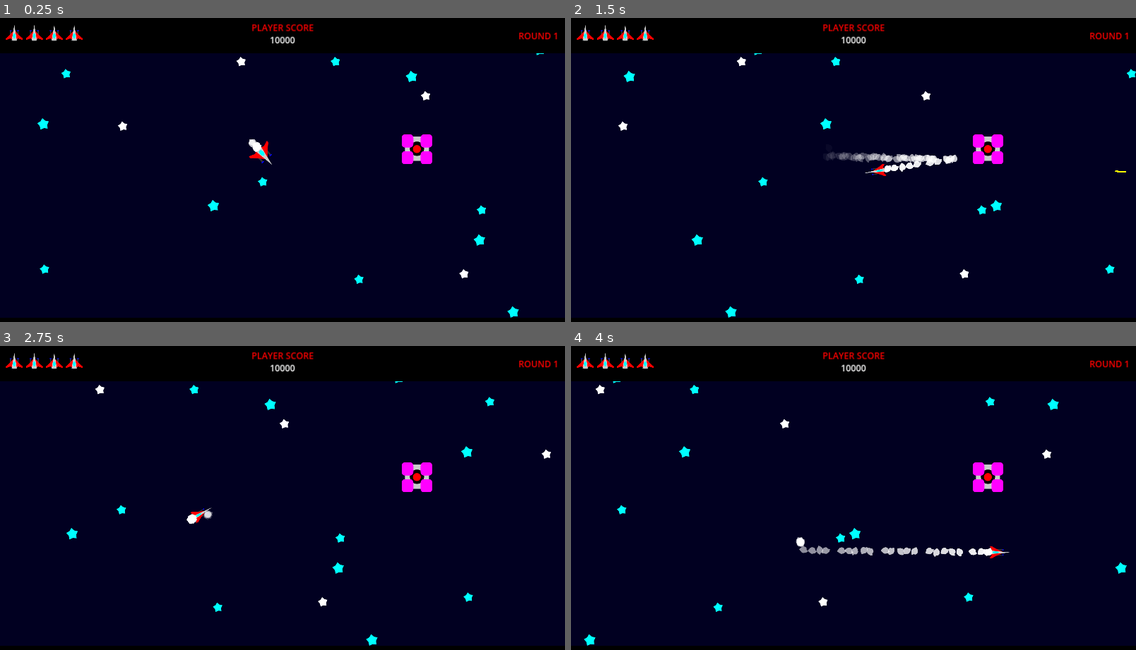
Above: before the commit, frames 1-4 (two rows, left to right).
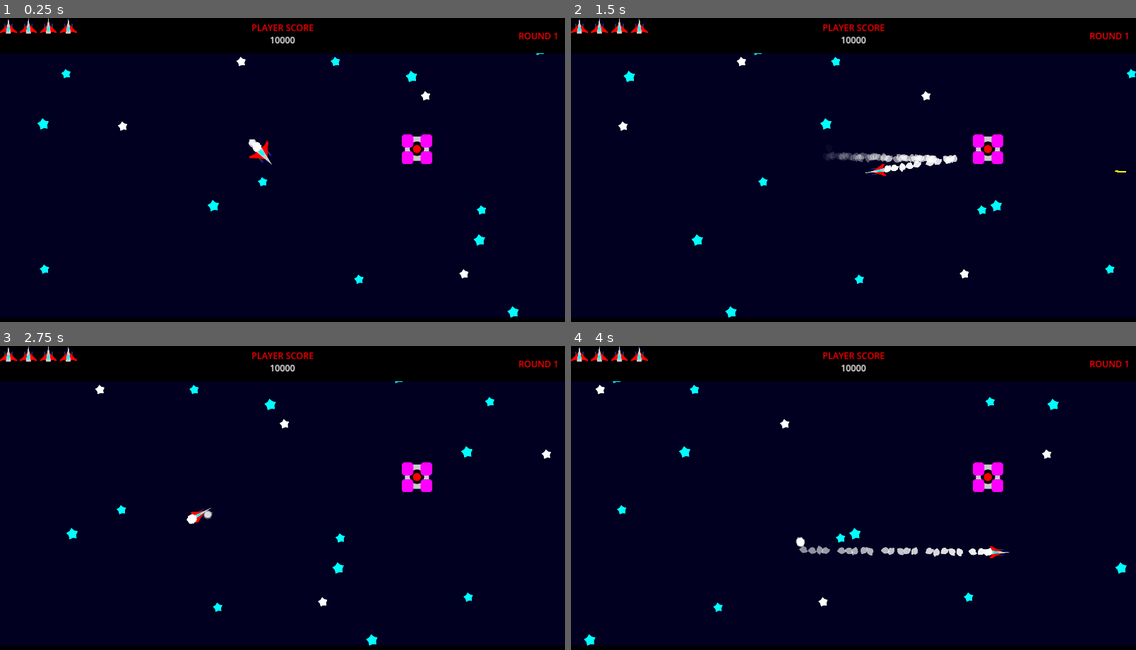
Above: after the commit, the same moments.

Repository: mathew-tran/starfleetassault
Game: Godot game, scene res://Scenes/Main.tscn
Two runs of this game, one before a commit and one after it. Both use one fixed random seed, a clock stepped at 60 frames per second and the inputs below.
Inputs (mouse positions are in pixels of both pictures, inside the frame that each line leads up to):
- Up to frame 1 (0.25 s): no input
- Up to frame 2 (1.5 s): move the mouse to (977, 160) at 0.52 s; press the mouse at (977, 160) at 0.53 s; move the mouse to (740, 191) at 1.27 s; release the mouse at (740, 191) at 1.28 s; right-click (740, 191) at 1.35 s
- Up to frame 3 (2.75 s): move the mouse to (339, 434) at 2.02 s; hold Space (stop) from 2.03 s (still down)
- Up to frame 4 (4 s): move the mouse to (825, 567) at 2.77 s; release Space (stop) at 2.78 s; click (825, 567) at 2.85 s; move the mouse to (1023, 552) at 3.52 s; hold Right mouse button (right_click) from 3.53 s (still down)

The runs differ from the first frame. In frame 1, 0.5% of the frame differs, in the area x 0-15%, y 0-8%; in frame 2, 0.5%; in frame 3, 0.5%; in frame 4, 0.5%.

Commit message:
add player taking damage

Diff:
--- a/Art/TestScene.svg
+++ b/Art/TestScene.svg
@@ -24,9 +24,9 @@
      inkscape:deskcolor="#d1d1d1"
      inkscape:document-units="mm"
      showgrid="true"
-     inkscape:zoom="2.0334082"
-     inkscape:cx="85.570621"
-     inkscape:cy="-3.1966037"
+     inkscape:zoom="2.8756735"
+     inkscape:cx="245.15996"
+     inkscape:cy="142.74917"
      inkscape:window-width="1920"
      inkscape:window-height="1010"
      inkscape:window-x="1699"
@@ -51,7 +51,20 @@
        visible="true" />
   </sodipodi:namedview>
   <defs
-     id="defs1" />
+     id="defs1">
+    <inkscape:path-effect
+       effect="bspline"
+       id="path-effect15"
+       is_visible="true"
+       lpeversion="1.3"
+       weight="33.333333"
+       steps="2"
+       helper_size="0"
+       apply_no_weight="true"
+       apply_with_weight="true"
+       only_selected="false"
+       uniform="false" />
+  </defs>
   <g
      inkscape:label="Layer 1"
      inkscape:groupmode="layer"
@@ -129,6 +142,90 @@
          x="4.9516735"
          y="-33.811665"
          ry="0.73605949" />
+      <g
+         id="g15"
+         transform="translate(-1.5717202,3.1228358)"
+         inkscape:export-filename="Enemy\Enemy1.svg"
+         inkscape:export-xdpi="96"
+         inkscape:export-ydpi="96">
+        <rect
+           style="fill:#cccccc;fill-rule:evenodd;stroke-width:0.549525;stroke-linecap:square;stroke-linejoin:round;paint-order:stroke fill markers"
+           id="rect9"
+           width="26.228426"
+           height="21.713755"
+           x="69.202179"
+           y="4.1975007"
+           ry="6.8962626" />
+        <g
+           id="g14"
+           transform="translate(3.3341227,-32.202603)">
+          <ellipse
+             style="fill:#000000;fill-rule:evenodd;stroke-width:0.549525;stroke-linecap:square;stroke-linejoin:round;paint-order:stroke fill markers"
+             id="path13"
+             cx="78.982269"
+             cy="47.256981"
+             rx="7.7796183"
+             ry="6.4405203" />
+          <ellipse
+             style="fill:#ff0000;fill-rule:evenodd;stroke-width:0.549525;stroke-linecap:square;stroke-linejoin:round;paint-order:stroke fill markers"
+             id="path14"
+             cx="78.871132"
+             cy="47.533001"
+             rx="4.3343587"
+             ry="3.5882897" />
+        </g>
+        <g
+           id="g11"
+           transform="translate(-1.0368133)">
+          <rect
+             style="fill:#ff00ff;fill-rule:evenodd;stroke-width:0.554528;stroke-linecap:square;stroke-linejoin:round;paint-order:stroke fill markers"
+             id="rect10"
+             width="12.965093"
+             height="11.776951"
+             x="66.534882"
+             y="2.173337"
+             ry="3.5481842" />
+          <rect
+             style="fill:#ff00ff;fill-rule:evenodd;stroke-width:0.554528;stroke-linecap:square;stroke-linejoin:round;paint-order:stroke fill markers"
+             id="rect11"
+             width="12.965093"
+             height="11.776951"
+             x="87.206436"
+             y="2.173337"
+             ry="3.5481842" />
+        </g>
+        <g
+           id="g13"
+           transform="translate(-1.0368133,15.089219)">
+          <rect
+             style="fill:#ff00ff;fill-rule:evenodd;stroke-width:0.554528;stroke-linecap:square;stroke-linejoin:round;paint-order:stroke fill markers"
+             id="rect12"
+             width="12.965093"
+             height="11.776951"
+             x="66.534882"
+             y="2.173337"
+             ry="3.5481842" />
+          <rect
+             style="fill:#ff00ff;fill-rule:evenodd;stroke-width:0.554528;stroke-linecap:square;stroke-linejoin:round;paint-order:stroke fill markers"
+             id="rect13"
+             width="12.965093"
+             height="11.776951"
+             x="87.206436"
+             y="2.173337"
+             ry="3.5481842" />
+        </g>
+      </g>
+      <path
+         style="fill:#cccccc;fill-rule:evenodd;stroke-width:0.549525;stroke-linecap:square;stroke-linejoin:round;paint-order:stroke fill markers"
+         d="m 71.435438,-37.021247 c 1.519329,-0.650591 2.881487,-2.55899 4.872332,-2.862599 1.990846,-0.303609 4.610378,0.997573 5.972535,1.951772 1.362157,0.9542 1.466939,1.561417 2.258065,1.474672 0.791125,-0.08675 2.268596,-0.867454 3.164503,0.173491 0.895907,1.040945 1.21025,3.903545 1.515061,6.023095 0.30481,2.119549 0.600086,3.49605 -0.745636,4.743786 -1.345722,1.247736 -4.332442,2.366709 -8.377055,3.042706 -4.044614,0.675998 -9.147119,0.909022 -12.317526,-0.05307 -3.170406,-0.962093 -4.408714,-3.119303 -4.503961,-4.197907 -0.09525,-1.078605 0.952566,-1.078605 0.847785,-2.032805 -0.104782,-0.954199 -1.362157,-2.862598 -1.147329,-4.492796 0.214829,-1.630197 1.901861,-2.982193 3.583628,-3.354582 1.681767,-0.372389 3.358268,0.234828 4.877598,-0.415762 z"
+         id="path15"
+         inkscape:path-effect="#path-effect15"
+         inkscape:original-d="m 71.592609,-35.763439 c 1.362158,-1.908399 2.724316,-3.816798 4.086474,-5.725197 2.619533,1.301181 5.239065,2.602363 7.858598,3.903544 0.104781,0.607218 0.209563,1.214435 0.314344,1.821653 1.47747,-0.780709 2.954941,-1.561417 4.432411,-2.342126 0.314344,2.862599 0.628687,5.725199 0.943031,8.587798 0.295277,1.3765 0.590553,2.753001 0.88583,4.129501 -2.986721,1.118972 -5.973441,2.237945 -8.960162,3.356917 -5.102506,0.233023 -10.205011,0.466047 -15.307517,0.69907 -1.238307,-2.157209 -2.476615,-4.314419 -3.714922,-6.471628 1.047813,0 2.095626,0 3.143439,0 -1.257376,-1.908399 -2.514751,-3.816798 -3.772127,-5.725197 1.687033,-1.351996 3.374065,-2.703992 5.061098,-4.055988 1.676501,0.607218 3.353002,1.214435 5.029503,1.821653 z"
+         transform="translate(7.858601,86.138222)"
+         sodipodi:nodetypes="aaaaaaaaaaaaaa"
+         inkscape:export-filename="ExplodeParticle.svg"
+         inkscape:export-xdpi="96"
+         inkscape:export-ydpi="96" />
     </g>
     <path
        id="rect2"
--- a/Prefabs/Player.tscn
+++ b/Prefabs/Player.tscn
@@ -11,7 +11,7 @@
 [sub_resource type="RectangleShape2D" id="RectangleShape2D_o6605"]
 size = Vector2(79, 50)
 
-[node name="Player" type="Area2D"]
+[node name="Player" type="Area2D" groups=["Player"]]
 position = Vector2(877, 445)
 collision_layer = 2
 collision_mask = 21
--- /dev/null
+++ b/Prefabs/UI/LifeContainer.tscn
@@ -0,0 +1,17 @@
+[gd_scene load_steps=3 format=3 uid="uid://cum6abwkhdrdd"]
+
+[ext_resource type="Script" path="res://Scripts/UI/LifeContainer.gd" id="1_pnhjw"]
+[ext_resource type="PackedScene" uid="uid://0po0i7a5tpd7" path="res://Prefabs/UI/LifeUI.tscn" id="2_g44ym"]
+
+[node name="LifeContainer" type="HBoxContainer"]
+custom_minimum_size = Vector2(600, 0)
+offset_left = 20.0
+offset_top = 23.0
+offset_right = 620.0
+offset_bottom = 103.0
+scale = Vector2(0.7, 0.7)
+theme_override_constants/separation = 15
+script = ExtResource("1_pnhjw")
+
+[node name="LifeUI" parent="." instance=ExtResource("2_g44ym")]
+layout_mode = 2
--- /dev/null
+++ b/Prefabs/UI/LifeUI.tscn
@@ -0,0 +1,7 @@
+[gd_scene load_steps=2 format=3 uid="uid://0po0i7a5tpd7"]
+
+[ext_resource type="Texture2D" uid="uid://b1j1d7k7f0mpt" path="res://Art/PlayerShip.svg" id="1_0siof"]
+
+[node name="LifeUI" type="TextureRect"]
+texture = ExtResource("1_0siof")
+stretch_mode = 3
--- a/Prefabs/UI/UI.tscn
+++ b/Prefabs/UI/UI.tscn
@@ -1,6 +1,6 @@
 [gd_scene load_steps=3 format=3 uid="uid://b6gb8718hhxr7"]
 
-[ext_resource type="Texture2D" uid="uid://b1j1d7k7f0mpt" path="res://Art/PlayerShip.svg" id="1_m0dom"]
+[ext_resource type="PackedScene" uid="uid://cum6abwkhdrdd" path="res://Prefabs/UI/LifeContainer.tscn" id="1_5h5d8"]
 
 [sub_resource type="StyleBoxFlat" id="StyleBoxFlat_tw01x"]
 bg_color = Color(0, 0, 0, 1)
@@ -28,35 +28,12 @@
 text = "ROUND 1"
 horizontal_alignment = 2
 
-[node name="HBoxContainer" type="HBoxContainer" parent="Panel"]
-custom_minimum_size = Vector2(600, 0)
+[node name="LifeContainer" parent="Panel" instance=ExtResource("1_5h5d8")]
 layout_mode = 0
-offset_left = 20.0
-offset_top = 23.0
-offset_right = 620.0
-offset_bottom = 103.0
-scale = Vector2(0.7, 0.7)
-theme_override_constants/separation = 15
-
-[node name="Sprite2D" type="TextureRect" parent="Panel/HBoxContainer"]
-layout_mode = 2
-texture = ExtResource("1_m0dom")
-stretch_mode = 3
-
-[node name="Sprite2D2" type="TextureRect" parent="Panel/HBoxContainer"]
-layout_mode = 2
-texture = ExtResource("1_m0dom")
-stretch_mode = 3
-
-[node name="Sprite2D3" type="TextureRect" parent="Panel/HBoxContainer"]
-layout_mode = 2
-texture = ExtResource("1_m0dom")
-stretch_mode = 3
-
-[node name="Sprite2D4" type="TextureRect" parent="Panel/HBoxContainer"]
-layout_mode = 2
-texture = ExtResource("1_m0dom")
-stretch_mode = 3
+offset_left = 0.0
+offset_top = 0.0
+offset_right = 600.0
+offset_bottom = 80.0
 
 [node name="Label" type="Label" parent="Panel"]
 layout_mode = 1
--- a/Scenes/Main.tscn
+++ b/Scenes/Main.tscn
@@ -58,8 +58,6 @@
 texture = ExtResource("6_x8280")
 script = ExtResource("5_8cl1u")
 
-[node name="UI" parent="." instance=ExtResource("5_kdaxl")]
-
 [node name="EnemyGroup" type="Node2D" parent="."]
 position = Vector2(1417, 447)
 
@@ -68,3 +66,5 @@
 [node name="Player" parent="." instance=ExtResource("1_ki5ff")]
 
 [node name="BulletGroup" type="Node2D" parent="." groups=["Bullets"]]
+
+[node name="UI" parent="." instance=ExtResource("5_kdaxl")]
--- a/Scripts/Autoloads/Helper.gd
+++ b/Scripts/Autoloads/Helper.gd
@@ -12,3 +12,9 @@
 
 func GetEnemyBulletLayer():
 	return 5
+
+func GetPlayer():
+	var result = get_tree().get_nodes_in_group("Player")
+	if result:
+		return result[0]
+	return null
--- a/Scripts/Enemies/EnemyBase.gd
+++ b/Scripts/Enemies/EnemyBase.gd
@@ -36,3 +36,6 @@
 		if area is Bullet:
 			area.queue_free()
 		print("hit")
+
+func GetDamage():
+	return 1
--- a/Scripts/Player.gd
+++ b/Scripts/Player.gd
@@ -5,12 +5,20 @@
 var MoveSpeed = 500
 var BoostSpeedModifier = 1000
 @onready var SmokeParticle = $SmokeParticles
+@onready var Sprite = $Sprite2D
 
 var Cannons : Array[Node2D]
 
 var BulletClass = preload("res://Prefabs/Bullets/BaseBullet.tscn")
+var ExplodeFXClass = preload("res://Prefabs/FX/ExplodeParticle.tscn")
 
 var Health : HealthComponent
+
+var bCanMove = true
+var bHasTakenHit = false
+
+func GetHealthComponent():
+	return Health
 
 
 func _ready():
@@ -23,12 +31,30 @@
 	Health.OnDeath.connect(OnDeath)
 
 func OnTakeDamage(healthComponent):
+	bHasTakenHit = true
+	var tween = get_tree().create_tween()
+	tween.tween_property(Sprite, "modulate", Color.RED, .1)
+	await tween.finished
+	tween = get_tree().create_tween()
+	tween.tween_property(Sprite, "modulate", Color.WHITE, .1)
+	await tween.finished
+	bHasTakenHit = false
+
+func OnDeath(healthComponent):
+	bCanMove = false
+	visible = false
+	var instance = ExplodeFXClass.instantiate()
+	instance.global_position = global_position
+	Groups.GetBullets().add_child(instance)
 	pass
 
-func OnDeath(healthComponent):
-	pass
+func CanPlayerMove():
+	return bCanMove == true and bHasTakenHit == false
 
 func _physics_process(delta):
+	if CanPlayerMove() == false:
+		return
+
 	Move(delta)
 	SmokeParticle.emitting = true
 
@@ -40,8 +66,6 @@
 	if Input.is_action_pressed("stop"):
 		return
 
-
-
 	if targetPosition.distance_to(global_position) < MoveSpeed / 5:
 		return
 
@@ -52,6 +76,9 @@
 
 
 func _input(event):
+	if CanPlayerMove() == false:
+		return
+
 	if event.is_action_pressed("left_click"):
 		Shoot()
 	if event.is_action_pressed("right_click"):
@@ -89,4 +116,5 @@
 
 func _on_area_entered(area):
 	if area.has_method("GetDamage"):
-		pass
+		if bHasTakenHit == false:
+			Health.TakeDamage(area.GetDamage())
--- /dev/null
+++ b/Scripts/UI/LifeContainer.gd
@@ -0,0 +1,25 @@
+extends HBoxContainer
+
+var LifeUIElement = preload("res://Prefabs/UI/LifeUI.tscn")
+func _ready():
+	for child in get_children():
+		child.queue_free()
+
+	var healthComponent = Helper.GetPlayer().GetHealthComponent()
+	healthComponent.OnTakeDamage.connect(OnTakeDamage)
+	healthComponent.OnDeath.connect(OnDeath)
+	UpdateUI(healthComponent)
+
+func OnTakeDamage(playerHealthComponent):
+	UpdateUI(playerHealthComponent)
+
+func OnDeath(playerHealthComponent):
+	UpdateUI(playerHealthComponent)
+
+func UpdateUI(healthComponent):
+	for child in get_children():
+		child.queue_free()
+
+	for x in range(0, healthComponent.Amount):
+		var instance = LifeUIElement.instantiate()
+		add_child(instance)
